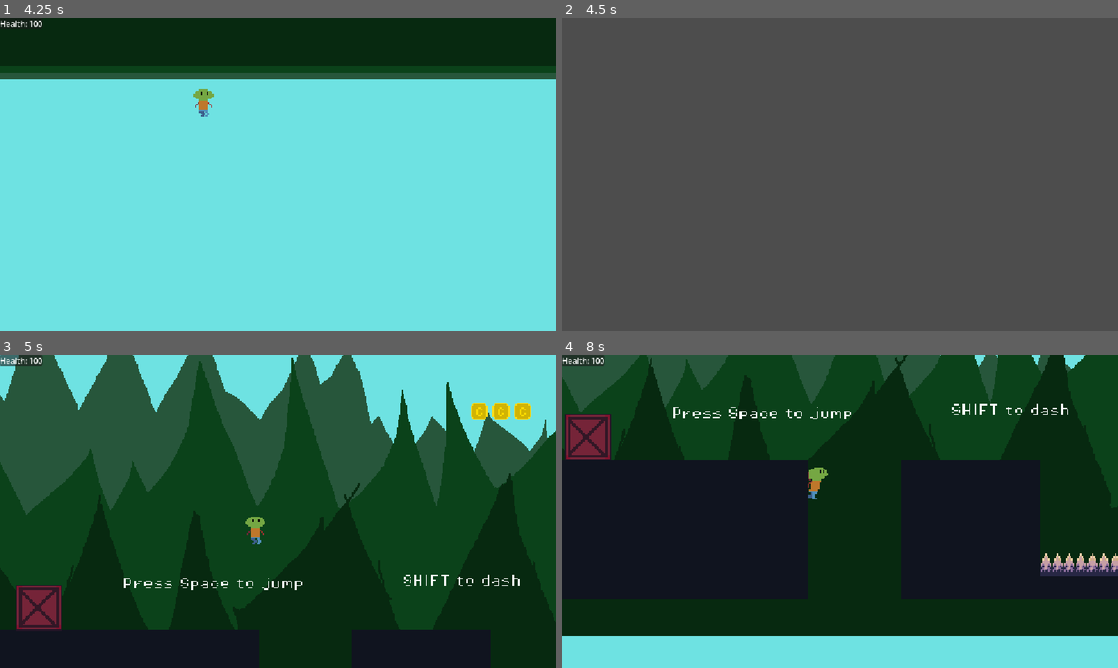
Above: before the commit, frames 1-4 (two rows, left to right).
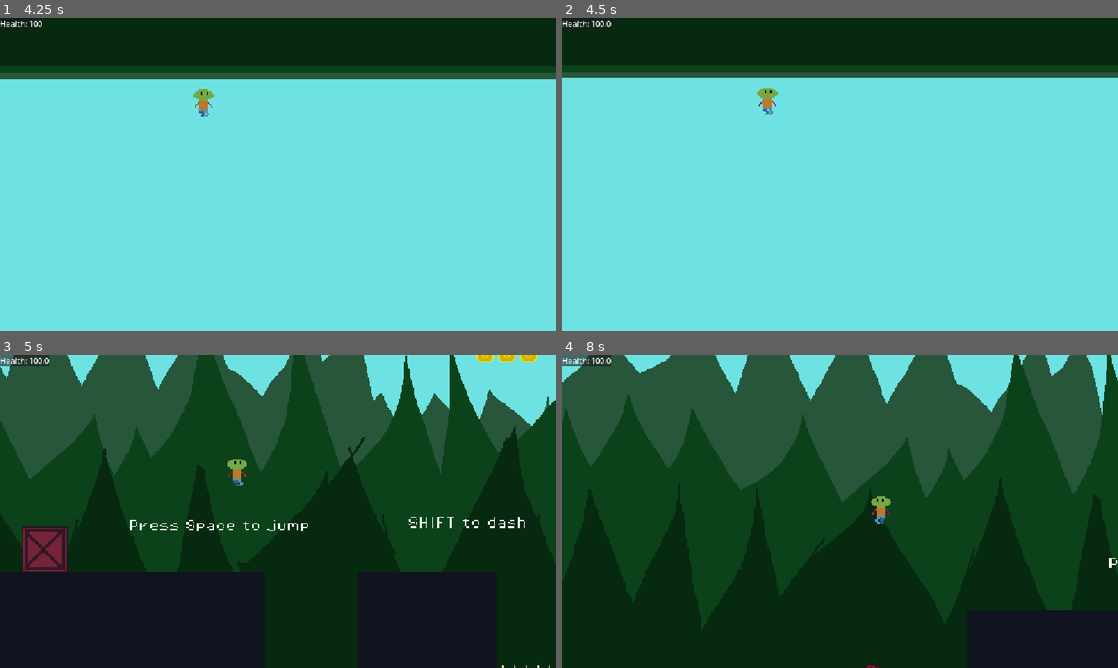
Above: after the commit, the same moments.

Repository: Sanved001/scribe-2d
Game: Godot game, scene res://scenes/boot.tscn
Two runs of this game, one before a commit and one after it. Both use one fixed random seed, a clock stepped at 60 frames per second and the inputs below.
Inputs (mouse positions are in pixels of both pictures, inside the frame that each line leads up to):
- Up to frame 1 (4.25 s): click "Start" at 0.5 s; tap Space (jump) at 1.25, 1.52, 2, 2.27, 2.75, 3.5, 3.77 s; move the mouse to (400, 158) at 1.27 s; hold D (right) 1.28-2.78 s; tap E (interact) at 1.35, 2.3, 3.05, 3.6 s; move the mouse to (166, 190) at 2.02 s; click (166, 190) at 2.1 s; move the mouse to (333, 105) at 2.77 s; hold A (left) 2.78-3.53 s; hold Shift (dash) 2.78-3.53 s; move the mouse to (250, 237) at 3.52 s; hold D (right) from 3.53 s (still down)
- Up to frame 2 (4.5 s): keep holding D (right); tap Space (jump) at 4.25 s; move the mouse to (1006, 221) at 4.27 s; tap F (shift_plane) at 4.35 s
- Up to frame 3 (5 s): keep holding D (right); tap Space (jump) at 4.52 s; tap E (interact) at 4.55 s
- Up to frame 4 (8 s): tap Space (jump) at 5, 5.27, 6.77, 7.52 s; move the mouse to (673, 464) at 5.02 s; release D (right) at 5.03 s; hold A (left) 5.03-5.78 s; tap E (interact) at 5.1, 6.05, 6.8, 7.35 s; move the mouse to (867, 511) at 5.77 s; hold D (right) 5.78-6.53 s; click (867, 511) at 5.85 s; move the mouse to (756, 433) at 6.52 s; hold A (left) from 6.53 s (still down); tap Shift (dash) at 6.6 s; move the mouse to (962, 495) at 7.27 s

Frame 1 is identical in both runs. In frame 2, 100% of the frame differs, in the area x 0-100%, y 0-100%; in frame 3, 32%; in frame 4, 68%.

Commit message:
Made checkpoints work for player, added a new autoload: GameManager.gd, now the player's position is reset instead of reloading the entire scene

Diff:
--- a/project.godot
+++ b/project.godot
@@ -18,6 +18,7 @@
 [autoload]
 
 SignalBus="*uid://dhbw6pp6a0wic"
+GameManager="*uid://cyvkm0xxo1o4r"
 
 [display]
 
--- a/scenes/functions/checkpoint.gd
+++ b/scenes/functions/checkpoint.gd
@@ -23,3 +23,4 @@
 
 func Activate_Checkpoint():
 	checkpoint_sprite.frame = 0
+	GameManager.last_checkpoint_position = self.position
--- /dev/null
+++ b/scripts/autoloads/GameManager.gd
@@ -0,0 +1,13 @@
+extends Node
+
+var last_checkpoint_position:Vector2
+
+
+# Called when the node enters the scene tree for the first time.
+func _ready() -> void:
+	pass # Replace with function body.
+
+
+# Called every frame. 'delta' is the elapsed time since the previous frame.
+func _process(delta: float) -> void:
+	pass
--- a/scripts/SignalBus.gd
+++ b/scripts/autoloads/SignalBus.gd
@@ -14,3 +14,5 @@
 signal Pressure_Plate_Click(pressure_plate:Node2D, value:bool)
 signal Stop_Saw_Blade(saw_blade:Node2D, value:bool, stop_at_start:bool)
 signal Player_Interact(interact_object:Node, value:bool)
+signal Respawn(hard_respawn:bool)
+signal Set_Last_Checkpoint(checkpoint:Node2D)
--- a/scripts/player.gd
+++ b/scripts/player.gd
@@ -42,6 +42,19 @@
 const DASH_SPEED = 400.0
 
 
+func Respawn_Player(hard_respawn:bool):
+	if GameManager.last_checkpoint_position != null:
+		self.global_position = GameManager.last_checkpoint_position
+		health = 100
+		SignalBus.Update_Health_Label.emit("Health: %s" % health)
+	else:
+		self.global_position = Vector2(0,0)
+		health = 100
+		SignalBus.Update_Health_Label.emit("Health: %s" % health)
+
+
+
+
 func player_take_damage(damage:float, source_area:Area2D = null):
 	if damage == 0:
 		return
@@ -88,7 +101,9 @@
 		SignalBus.Slow_motion_start.emit(0.1)
 		await get_tree().create_timer(0.2).timeout
 		SignalBus.Slow_motion_stop.emit()
-		get_tree().call_deferred("reload_current_scene")
+		#get_tree().call_deferred("reload_current_scene")
+		SignalBus.Respawn.emit(false)
+
 		return
 	SignalBus.Update_Health_Label.emit("Health: %s" % health)
 
@@ -137,9 +152,9 @@
 	sword_animation_player.speed_scale = 3
 	SignalBus.Input_Is_Busy.connect(_is_my_input_busy)
 	SignalBus.Dialog_UI_Is_Busy_To_Player.connect(is_dialog_ui_busy)
+	SignalBus.Respawn.connect(Respawn_Player)
 	red_sword.visible = false
 	red_sword_hitbox_collider.disabled = true
-
 
 
 
Not shown, changed: Scribe-2d-updates.txt
Not shown, added: scripts/autoloads/GameManager.gd.uid
Renamed: scripts/SignalBus.gd.uid -> scripts/autoloads/SignalBus.gd.uid
